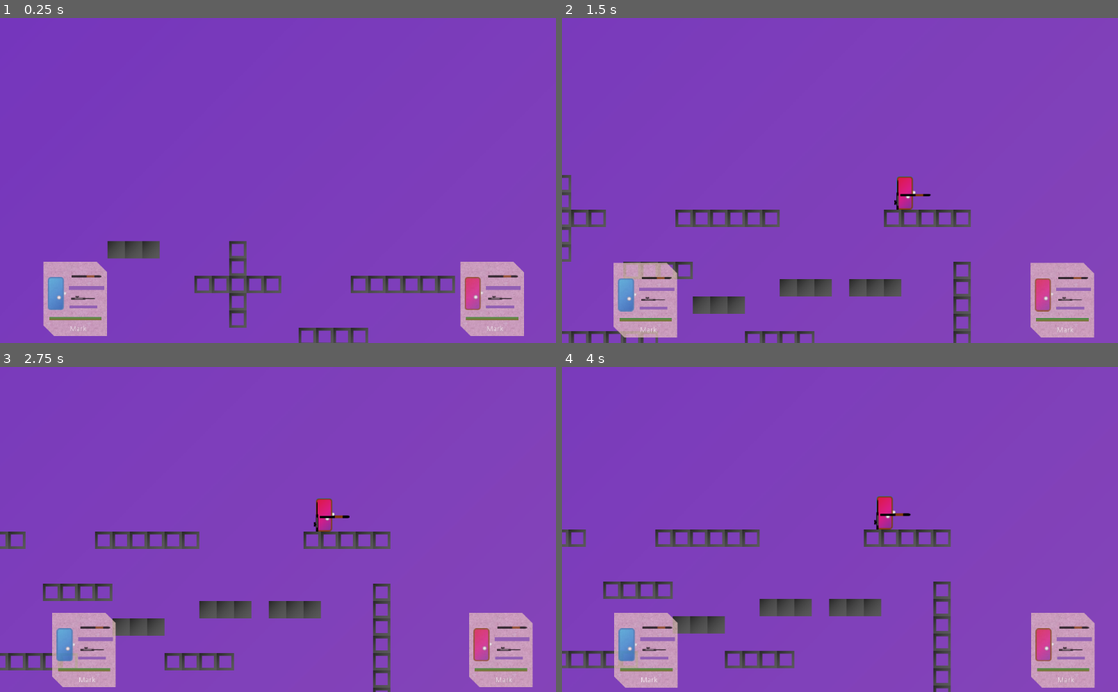
Above: before the commit, frames 1-4 (two rows, left to right).
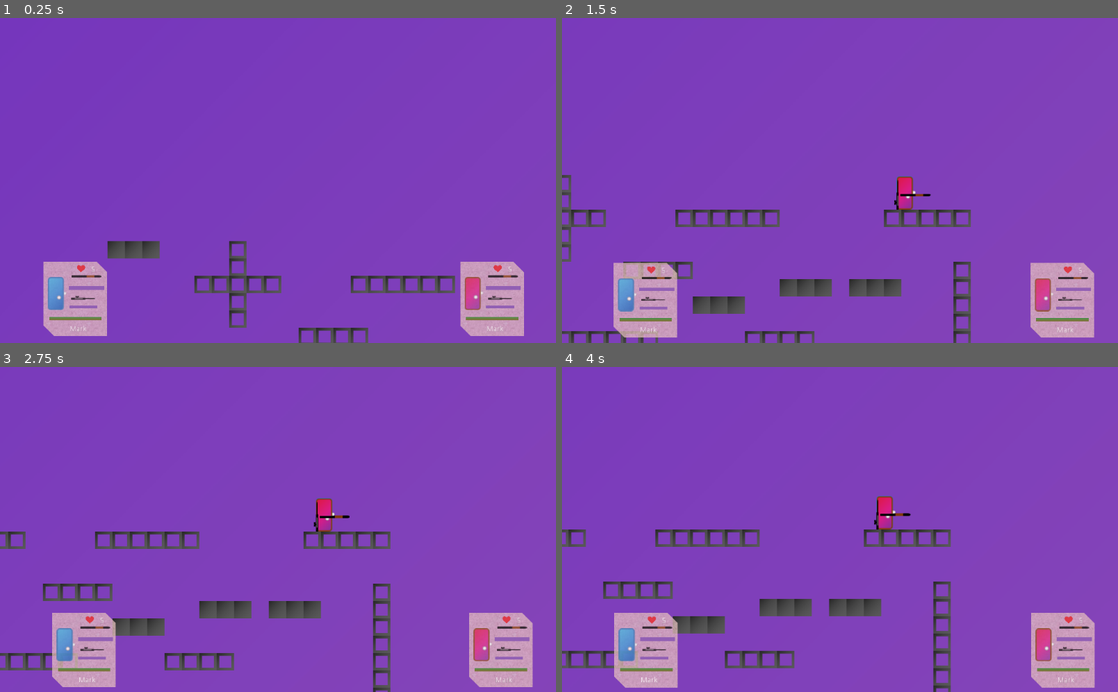
Above: after the commit, the same moments.

Repository: XanMarta/godot-game-battlefield
Game: Godot game, scene res://src/Game/PlayGround.tscn
Same seed, same stepped clock (60 frames per second), same inputs: the game is played once before the commit and once after it.
Inputs:
- Up to frame 1 (0.25 s): no input
- Up to frame 2 (1.5 s): no input
- Up to frame 3 (2.75 s): no input
- Up to frame 4 (4 s): no input

The runs differ from the first frame. In frame 1, less than 0.1% of the frame differs, in the area x 13-92%, y 75-79%; in frame 2, less than 0.1%; in frame 3, less than 0.1%; in frame 4, less than 0.1%.

Commit message:
Add Player_tag health

Diff:
--- a/src/Actor/Player.gd
+++ b/src/Actor/Player.gd
@@ -7,7 +7,9 @@
 export var player_name = "Mark"
 export (PackedScene) var gun
 
+
 export var health = 100 setget set_health
+export var life = 5 setget set_life
 
 
 onready var player = $Player
@@ -127,8 +129,9 @@
 
 
 func die():
-	print("dead")
 	is_alive = false
+	self.life -= 1
+	print("dead. Remain life: ", life)
 	emit_signal("update_gui")
 	$AnimationPlayer.play("dead")
 	$Player/BulletDetect.set_deferred("monitoring", false)
@@ -140,6 +143,13 @@
 func set_health(value):
 	health = value
 	$Player/HealthBar.value = health
+	emit_signal("update_gui")
+
+func set_life(value):
+	life = value
+	emit_signal("update_gui")
+
+
 
 func _on_DeadzoneDetect_body_entered(body):
 	die()
--- a/src/GUI/PlayerTag.gd
+++ b/src/GUI/PlayerTag.gd
@@ -37,3 +37,21 @@
 		$HealthBar.value = target.health
 		if !target.is_alive:
 			$AnimationPlayer.play("player_die")
+
+		if target.life > 3:
+			$Heart/heart1.visible = false
+			$Heart/heart3.visible = false
+			$Heart/heart2.visible = true
+			$Heart/Label.visible = true
+			$Heart/Label.text = str(target.life)
+		else:
+			$Heart/heart1.visible = true
+			$Heart/heart3.visible = true
+			$Heart/heart2.visible = true
+			if target.life < 3:
+				$Heart/heart3.visible = false
+				if target.life < 2:
+					$Heart/heart2.visible = false
+					if target.life < 1:
+						$Heart/heart1.visible = false
+			$Heart/Label.visible = false
--- a/src/GUI/PlayerTag.tscn
+++ b/src/GUI/PlayerTag.tscn
@@ -6,6 +6,7 @@
 [ext_resource path="res://src/GUI/PlayerTag.gd" type="Script" id=4]
 [ext_resource path="res://Assets/health_bar_green.png" type="Texture" id=5]
 [ext_resource path="res://Assets/health_bar_red.png" type="Texture" id=6]
+[ext_resource path="res://Assets/heart.png" type="Texture" id=7]
 
 [sub_resource type="Animation" id=1]
 resource_name = "player_die"
@@ -122,5 +123,33 @@
 "_edit_use_anchors_": false
 }
 
+[node name="Heart" type="Node2D" parent="."]
+
+[node name="heart1" type="Sprite" parent="Heart"]
+position = Vector2( -12.8041, -124.521 )
+scale = Vector2( 0.13, 0.13 )
+texture = ExtResource( 7 )
+
+[node name="heart2" type="Sprite" parent="Heart"]
+position = Vector2( 10.5548, -124.521 )
+scale = Vector2( 0.13, 0.13 )
+texture = ExtResource( 7 )
+
+[node name="heart3" type="Sprite" parent="Heart"]
+position = Vector2( 32.6843, -124.521 )
+scale = Vector2( 0.13, 0.13 )
+texture = ExtResource( 7 )
+
+[node name="Label" type="Label" parent="Heart"]
+margin_left = 28.5777
+margin_top = -130.385
+margin_right = 56.5777
+margin_bottom = -99.3853
+text = "3
+"
+__meta__ = {
+"_edit_use_anchors_": false
+}
+
 [node name="AnimationPlayer" type="AnimationPlayer" parent="."]
 anims/player_die = SubResource( 1 )
Binary file added: Assets/heart.png
Not shown: 1 places in src/GUI/PlayerTag.tscn that only renumber resources
